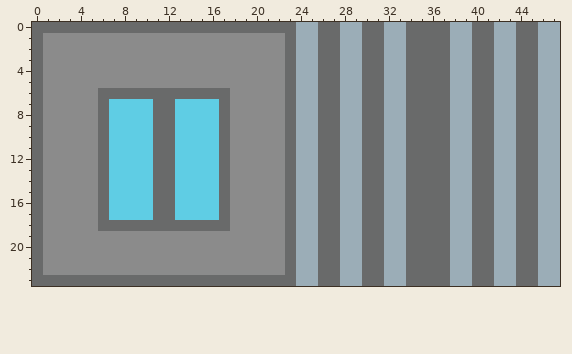
Two versions of one pixel-art file, graphics/barracks.ase. Above is the file before it was changed.
48x24 pixels, 1 frame.
The same view after the edit:
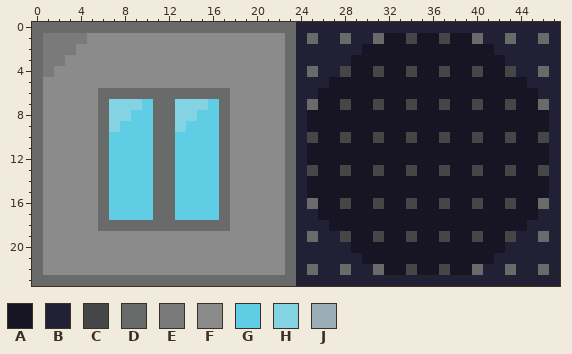
Palette (. is transparent): A #171523  B #222034  C #454646  D #696a6a  E #7a7a7a  F #8b8b8b  G #5fcde4  H #84d3e3  J #9badb7
The commit says: Made barracks roof tile less horrible
The edit:
y 0: x 24..47 JJDDJJDDJJDDDDJJDDJJDDJJ -> BBBBBBBBBBBBBBBBBBBBBBBB
y 1: x 1..4 FFFF -> EEEE; x 24..30 JJDDJJD -> BDBBDBB; x 32..39 JJDDDDJJ -> AACAACAA; x 41..47 DJJDDJJ -> BBDBBDB
y 2: x 1..3 FFF -> EEE; x 24..47 JJDDJJDDJJDDDDJJDDJJDDJJ -> BBBBBBAAAAAAAAAAAABBBBBB
y 3: x 1..2 FF -> EE; x 24..47 JJDDJJDDJJDDDDJJDDJJDDJJ -> BBBBBAAAAAAAAAAAAAABBBBB
y 4: x 1 F -> E; x 24..47 JJDDJJDDJJDDDDJJDDJJDDJJ -> BDBBCAACAACAACAACAACBBDB
y 5: x 24..47 JJDDJJDDJJDDDDJJDDJJDDJJ -> BBBAAAAAAAAAAAAAAAAAABBB
y 6: x 24..47 JJDDJJDDJJDDDDJJDDJJDDJJ -> BBAAAAAAAAAAAAAAAAAAAABB
y 7: x 7..9 GGG -> HHH; x 13..15 GGG -> HHH; x 24..47 JJDDJJDDJJDDDDJJDDJJDDJJ -> BDAACAACAACAACAACAACAADB
y 8: x 7..8 GG -> HH; x 13..14 GG -> HH; x 24..47 JJDDJJDDJJDDDDJJDDJJDDJJ -> BAAAAAAAAAAAAAAAAAAAAAAB
y 9: x 7 G -> H; x 13 G -> H; x 24..47 JJDDJJDDJJDDDDJJDDJJDDJJ -> BAAAAAAAAAAAAAAAAAAAAAAB
y 10: x 24..47 JJDDJJDDJJDDDDJJDDJJDDJJ -> BCAACAACAACAACAACAACAACB
y 11..12: x 24..47 JJDDJJDDJJDDDDJJDDJJDDJJ -> BAAAAAAAAAAAAAAAAAAAAAAB
y 13: x 24..47 JJDDJJDDJJDDDDJJDDJJDDJJ -> BCAACAACAACAACAACAACAACB
y 14..15: x 24..47 JJDDJJDDJJDDDDJJDDJJDDJJ -> BAAAAAAAAAAAAAAAAAAAAAAB
y 16: x 24..47 JJDDJJDDJJDDDDJJDDJJDDJJ -> BDAACAACAACAACAACAACAADB
y 17: x 24..47 JJDDJJDDJJDDDDJJDDJJDDJJ -> BBAAAAAAAAAAAAAAAAAAAABB
y 18: x 24..47 JJDDJJDDJJDDDDJJDDJJDDJJ -> BBBAAAAAAAAAAAAAAAAAABBB
y 19: x 24..47 JJDDJJDDJJDDDDJJDDJJDDJJ -> BDBBCAACAACAACAACAACBBDB
y 20: x 24..47 JJDDJJDDJJDDDDJJDDJJDDJJ -> BBBBBAAAAAAAAAAAAAABBBBB
y 21: x 24..47 JJDDJJDDJJDDDDJJDDJJDDJJ -> BBBBBBAAAAAAAAAAAABBBBBB
y 22: x 24..30 JJDDJJD -> BDBBDBB; x 32..39 JJDDDDJJ -> AACAACAA; x 41..47 DJJDDJJ -> BBDBBDB
y 23: x 24..47 JJDDJJDDJJDDDDJJDDJJDDJJ -> BBBBBBBBBBBBBBBBBBBBBBBB
